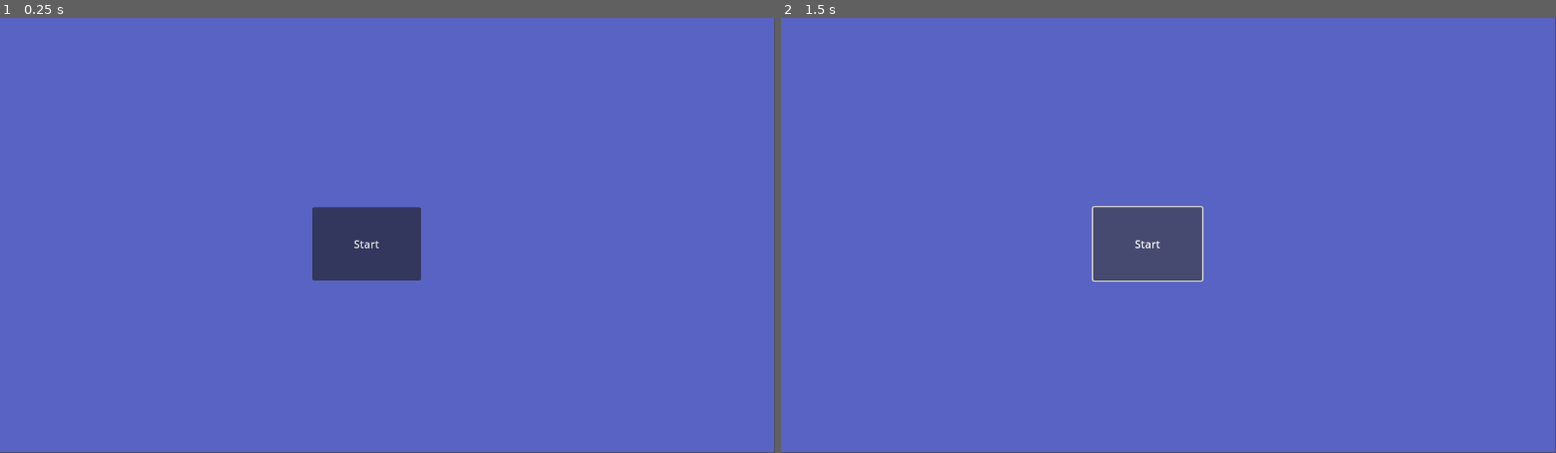
Above: before the commit, frames 1-2 (left to right).
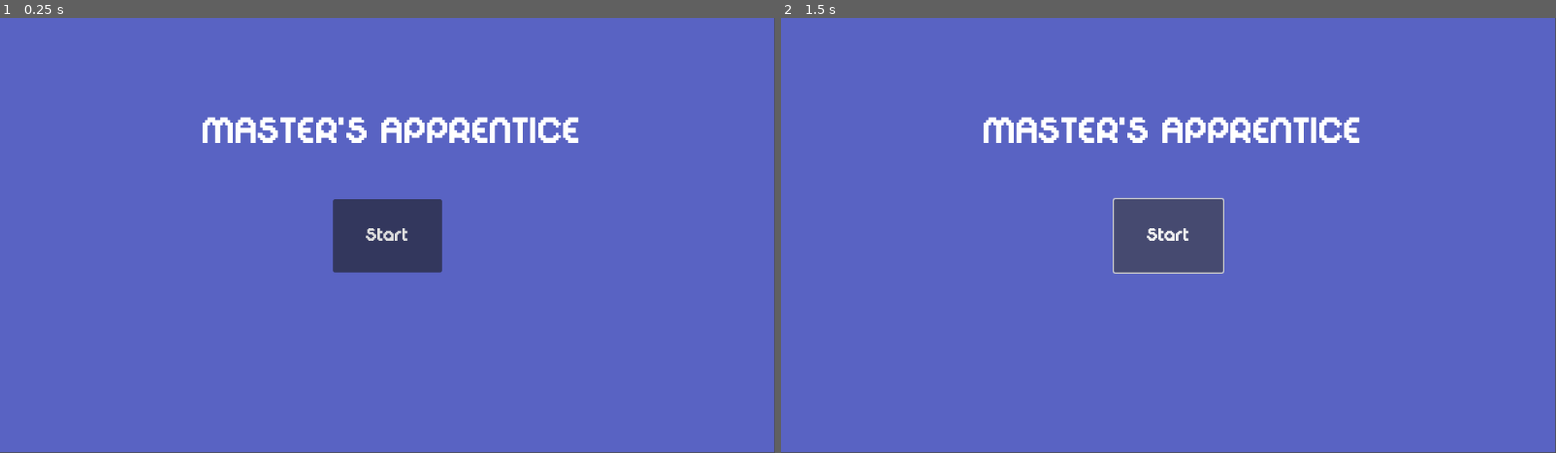
Above: after the commit, the same moments.

Repository: AthertonRoamer/Newton
Game: Godot game, scene res://main/main.tscn
Same seed, same stepped clock (60 frames per second), same inputs: the game is played once before the commit and once after it.
Inputs:
- Up to frame 1 (0.25 s): no input
- Up to frame 2 (1.5 s): click "Start" at 0.5 s; click "Start" at 1.25 s

The runs differ from the first frame. In frame 1, 3.1% of the frame differs, in the area x 26-75%, y 22-61%; in frame 2, 3.3%.

Commit message:
Changed menu

Diff:
--- a/Newton/menu/main_menu.tscn
+++ b/Newton/menu/main_menu.tscn
@@ -1,6 +1,7 @@
-[gd_scene load_steps=2 format=3 uid="uid://cwsnjtqbugh5m"]
+[gd_scene load_steps=3 format=3 uid="uid://cwsnjtqbugh5m"]
 
 [ext_resource type="Script" path="res://menu/main_menu.gd" id="1_xafnf"]
+[ext_resource type="FontFile" uid="uid://bnrlla1vnbk4y" path="res://menu/DigitalDisco.ttf" id="2_qrv7r"]
 
 [node name="MainMenu" type="Control"]
 layout_mode = 3
@@ -23,16 +24,38 @@
 color = Color(0.34902, 0.388235, 0.764706, 1)
 
 [node name="Start" type="Button" parent="."]
+texture_filter = 1
 layout_mode = 1
-anchors_preset = -1
-anchor_left = 0.474
-anchor_top = 0.495
-anchor_right = 0.474
-anchor_bottom = 0.495
-offset_left = -82.048
-offset_top = -38.76
-offset_right = 79.952
-offset_bottom = 70.24
+anchors_preset = 8
+anchor_left = 0.5
+anchor_top = 0.5
+anchor_right = 0.5
+anchor_bottom = 0.5
+offset_left = -81.0
+offset_top = -54.5
+offset_right = 81.0
+offset_bottom = 54.5
+grow_horizontal = 2
+grow_vertical = 2
+theme_override_fonts/font = ExtResource("2_qrv7r")
+theme_override_font_sizes/font_size = 30
 text = "Start"
 
+[node name="Label" type="Label" parent="."]
+texture_filter = 1
+layout_mode = 1
+anchors_preset = 5
+anchor_left = 0.5
+anchor_right = 0.5
+offset_left = -275.0
+offset_top = 70.0
+offset_right = 289.0
+offset_bottom = 272.0
+grow_horizontal = 2
+theme_override_fonts/font = ExtResource("2_qrv7r")
+theme_override_font_sizes/font_size = 60
+text = "MASTER'S APPRENTICE"
+horizontal_alignment = 1
+vertical_alignment = 1
+
 [connection signal="pressed" from="Start" to="." method="_on_start_pressed"]
